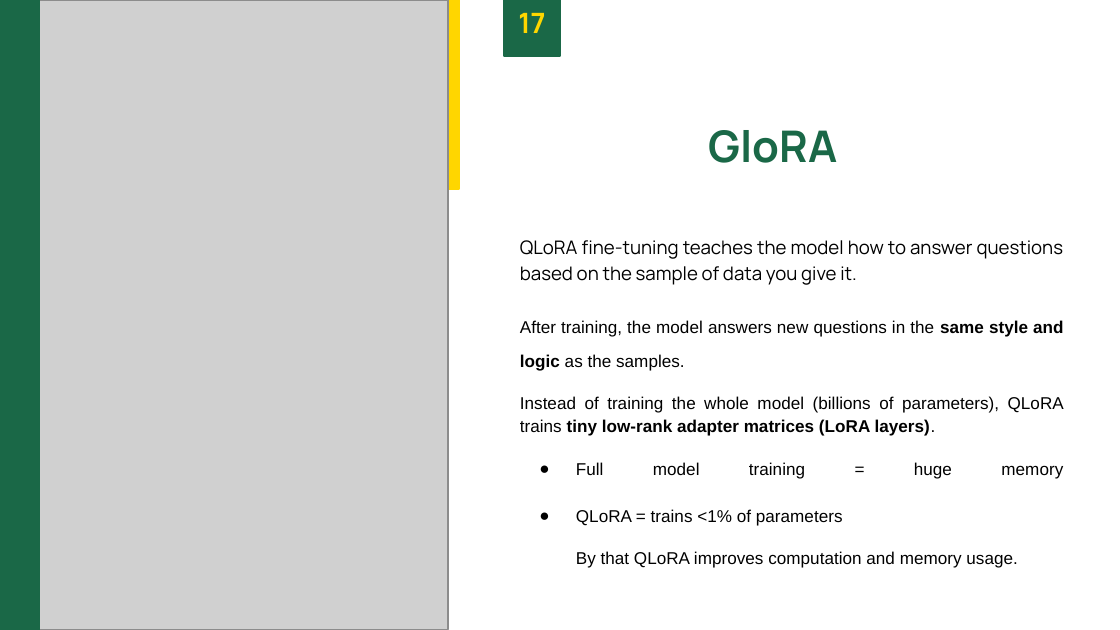
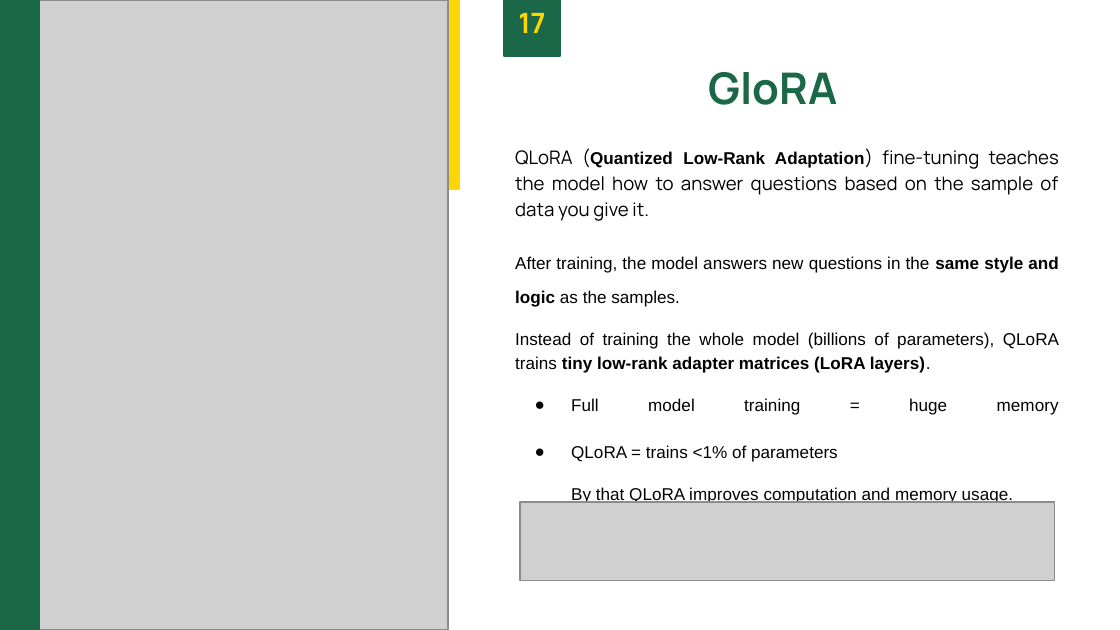
Before and after one commit to be-great/Big_Data_Analytics_in_Healthcare, a slide deck: slide 20 of Bigdata.pptx (slide 19 before the commit). Drawn at 1120x630 pixels with LibreOffice and Linux fonts; fonts in the diff are those of the drawing; grey boxes stand for pictures. Boxes give left, top, right and bottom in pixels: in the first picture for what was removed or moved away, otherwise in the second. Text is boxed around its words. In the diff, an @@ line names an element or a change of style, - is before the commit and + after.

```diff
--- a/Bigdata.pptx
+++ b/Bigdata.pptx
@@ text "GloRA": place and size @@
-text "GloRA" at <box>708,130,837,163</box>
+text "GloRA" at <box>708,72,837,105</box>
@@ text "QLoRA (Quantized Low-Rank Adaptation) fine-tuning ...": place and size @@
-text "QLoRA (Quantized Low-Rank Adaptation) fine-tuning ..." at <box>520,240,1064,568</box>
+text "QLoRA (Quantized Low-Rank Adaptation) fine-tuning ..." at <box>515,150,1059,503</box>
@@ text at <box>515,150,1059,221</box>: text changed @@
-QLoRA fine-tuning teaches the model how to answer questions based on the sample of data you give it.
+QLoRA (Quantized Low-Rank Adaptation) fine-tuning teaches the model how to answer questions based on the sample of data you give it.
@@ picture added at <box>520,502,1054,580</box> @@
```
Also in this commit, not shown: 12 other slides changed, 1 slide added, 1 other file.
